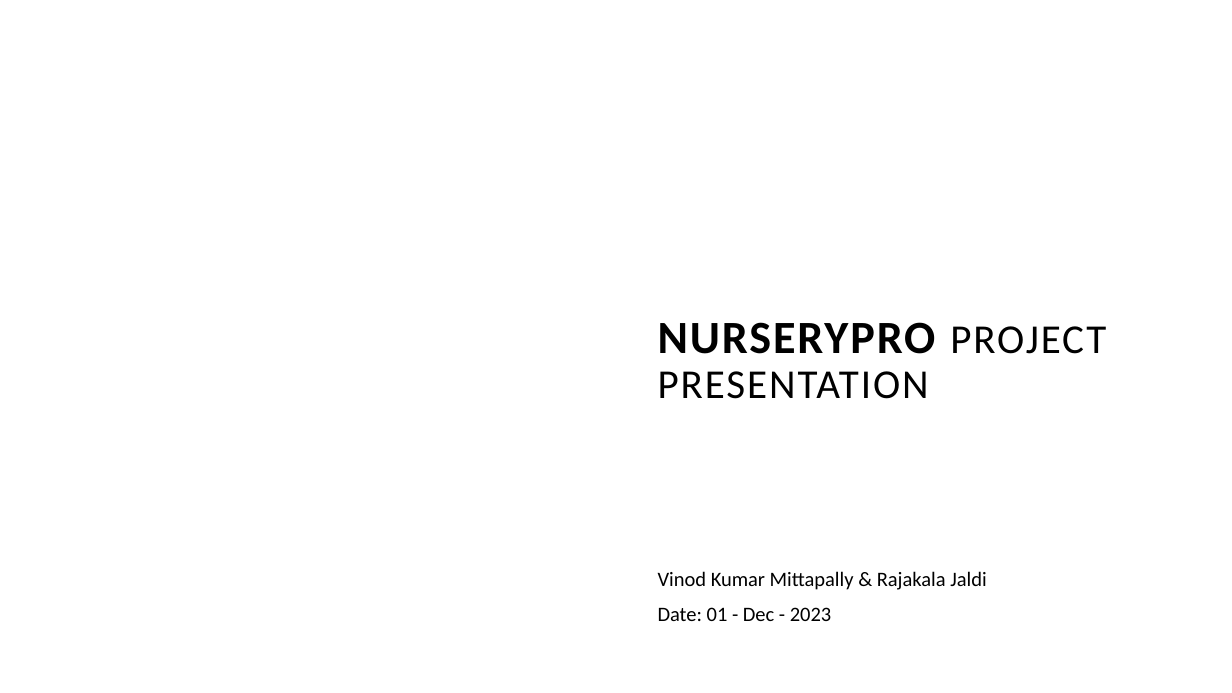
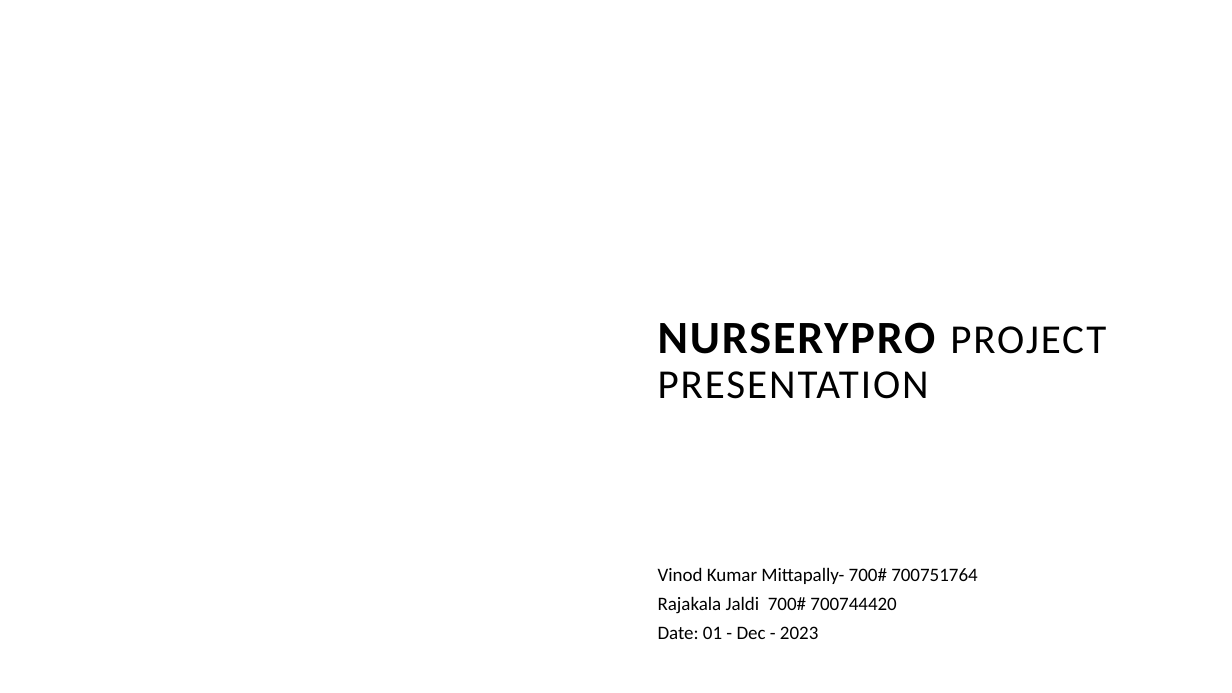
Before and after one commit to 21vinod/NurseryPro, a slide deck: slide 1 of NurseryPro Project Presentation.pptx. Drawn at 1232x693 pixels with LibreOffice and Linux fonts; fonts in the diff are those of the drawing; background and template pictures are left out. Boxes give left, top, right and bottom in pixels: in the first picture for what was removed or moved away, otherwise in the second. Text is boxed around its words. In the diff, an @@ line names an element or a change of style, - is before the commit and + after.

```diff
--- a/NurseryPro Project Presentation.pptx
+++ b/NurseryPro Project Presentation.pptx
@@ subtitle at bbox=[658, 567, 977, 614]: text changed; size 16 to 14.8 pt @@
-Vinod Kumar Mittapally & Rajakala Jaldi
+Vinod Kumar Mittapally- 700# 700751764
+Rajakala Jaldi 700# 700744420
@@ subtitle at bbox=[658, 626, 818, 639]: size 16 to 14.8 pt in "Date: 01 - Dec - 2023"; line spacing 0.9 to 0.7 @@
```
Also in this commit, not shown: 1 other file.
